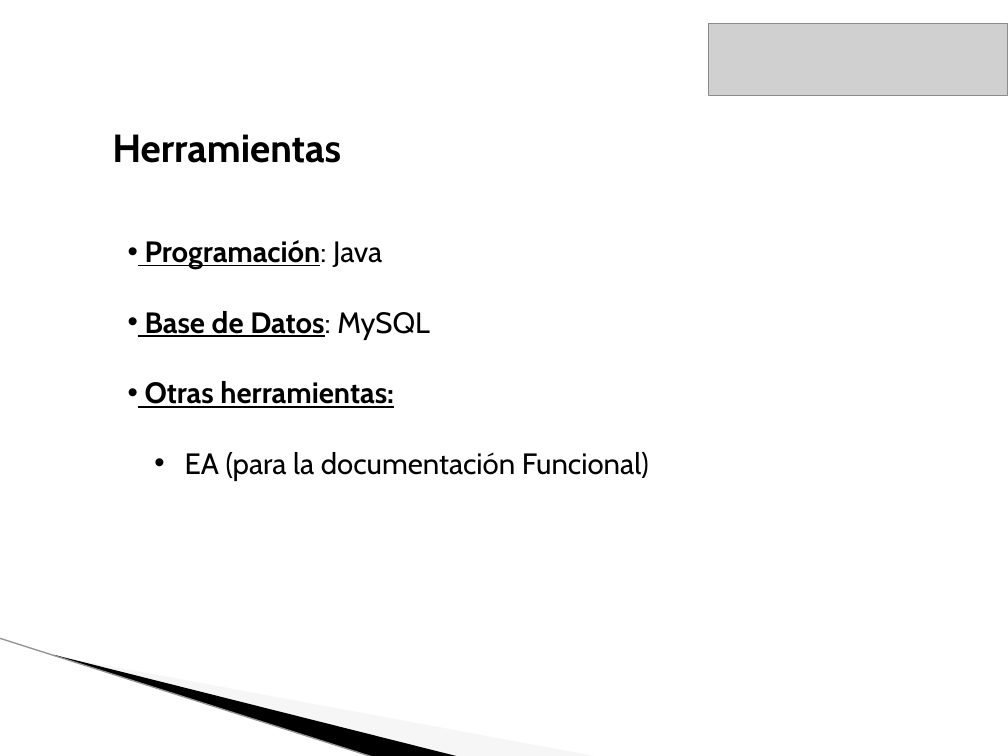
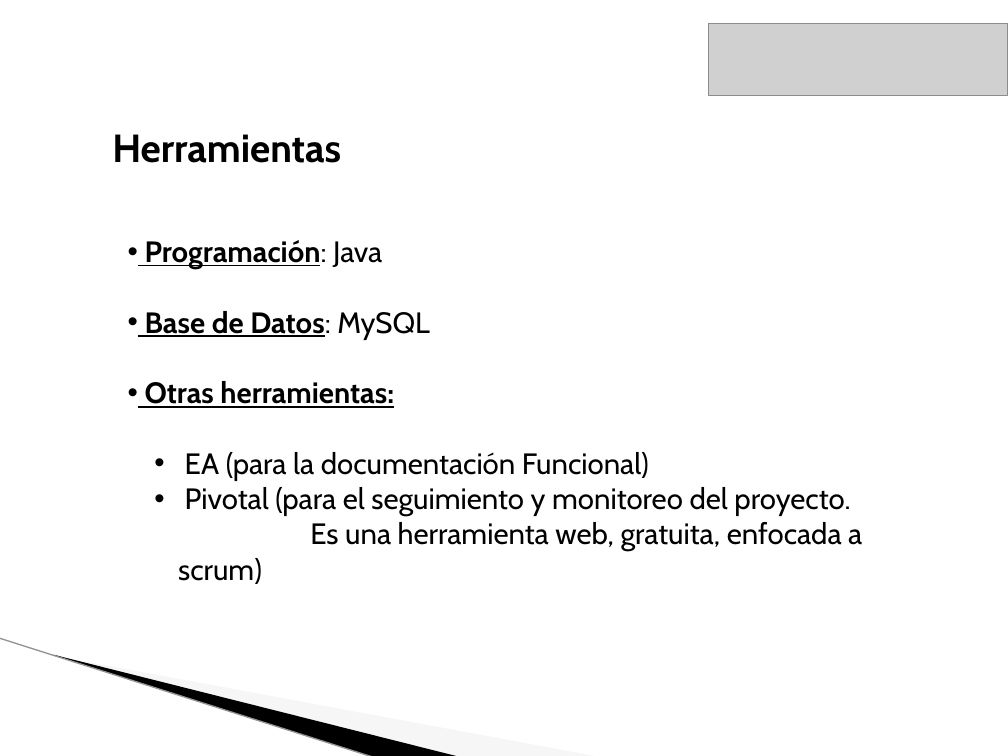
Before and after one commit to lucasdicesaro/reser-bar, a slide deck: slide 7 of documentacion/Presentacion Final ReserBar/Presentacion Final.pptx. Drawn at 1008x756 pixels with LibreOffice and Linux fonts; fonts in the diff are those of the drawing; grey boxes stand for pictures; background and template pictures are left out. Boxes give left, top, right and bottom in pixels: in the first picture for what was removed or moved away, otherwise in the second. Text is boxed around its words. In the diff, an @@ line names an element or a change of style, - is before the commit and + after.

```diff
--- a/documentacion/Presentacion Final ReserBar/Presentacion Final.pptx
+++ b/documentacion/Presentacion Final ReserBar/Presentacion Final.pptx
@@ text at bbox=[185, 487, 862, 552]: paragraph added @@
+  • Pivotal (para el seguimiento y monitoreo del proyecto.
+    Es una herramienta web, gratuita, enfocada a scrum)
```
Also in this commit, not shown: 4 other slides changed.
